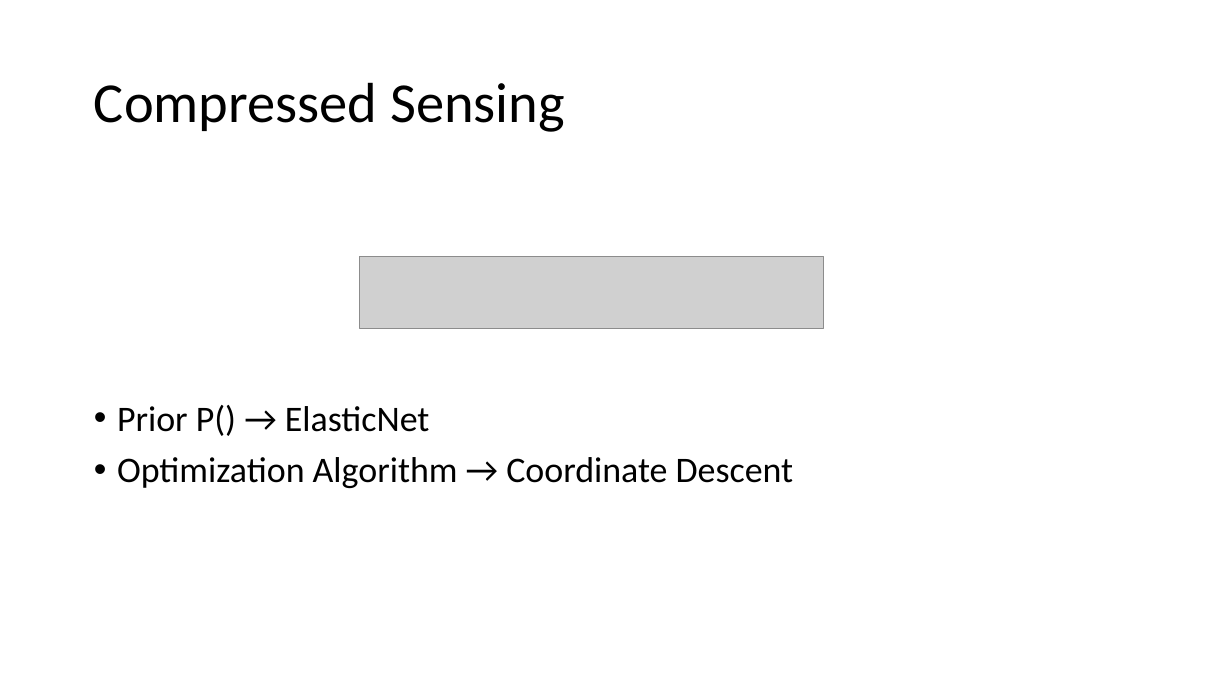
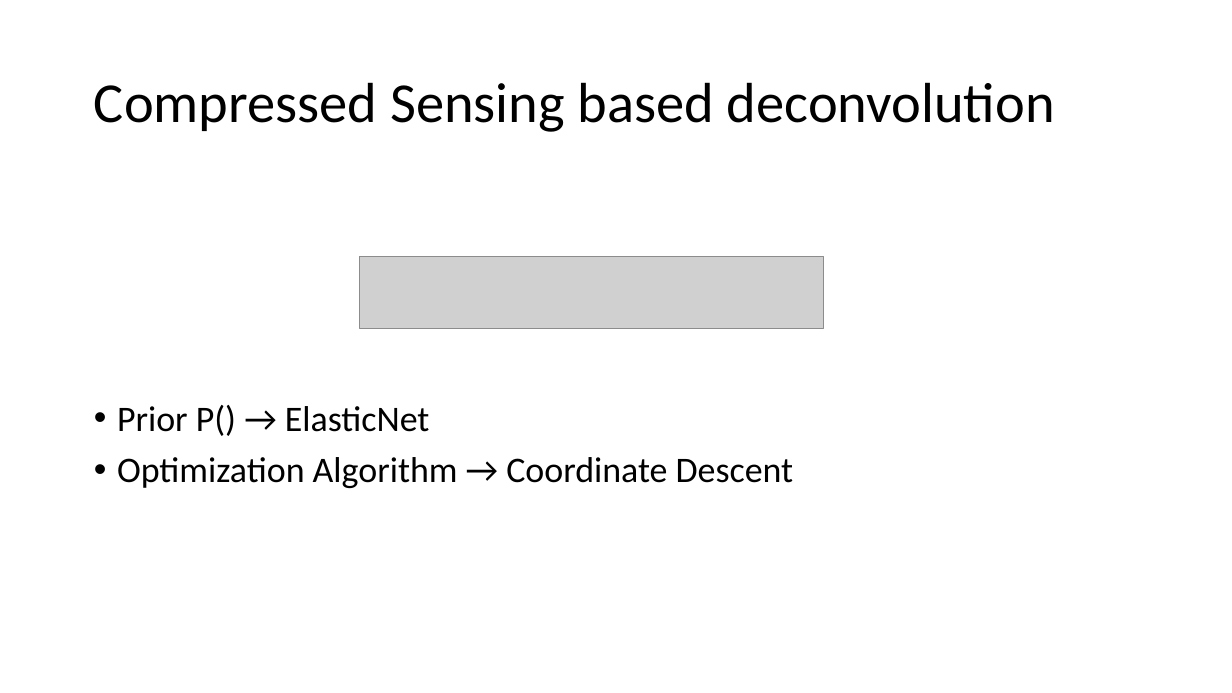
Before and after one commit to lord-blueberry/p9-doc, a slide deck: slide 11 of SKA-Days/Towards Distributed Image Reconstruction.pptx (slide 20 before the commit). Drawn at 1232x693 pixels with LibreOffice and Linux fonts; fonts in the diff are those of the drawing; grey boxes stand for pictures. Boxes give left, top, right and bottom in pixels: in the first picture for what was removed or moved away, otherwise in the second. Text is boxed around its words. In the diff, an @@ line names an element or a change of style, - is before the commit and + after.

```diff
--- a/SKA-Days/Towards Distributed Image Reconstruction.pptx
+++ b/SKA-Days/Towards Distributed Image Reconstruction.pptx
@@ title at (94,82,1055,132): text changed @@
-Compressed Sensing
+Compressed Sensing based deconvolution
```
Also in this commit, not shown: 11 other slides changed, 3 slides added, 13 slides removed, 2 other files.
